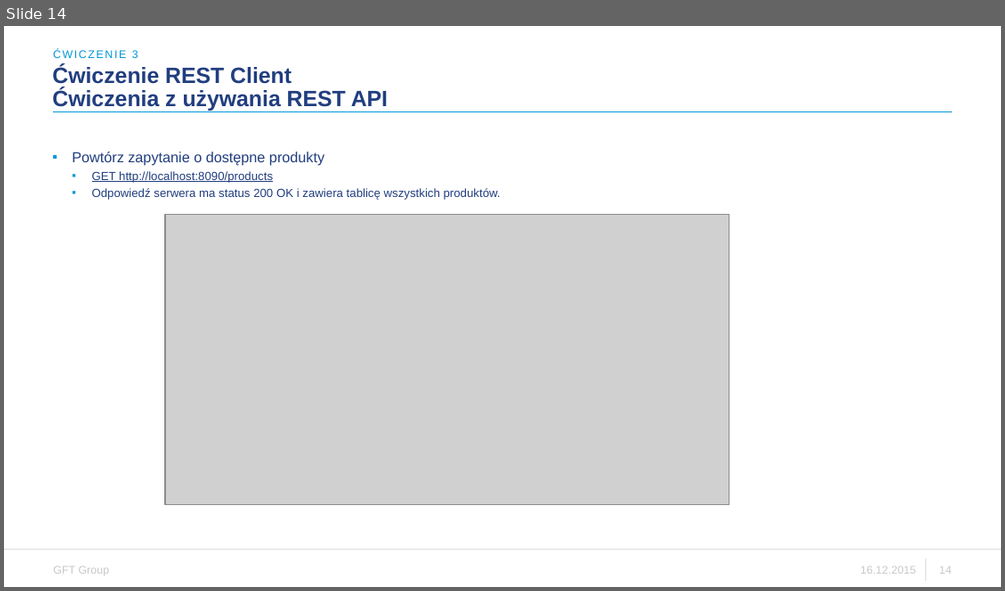
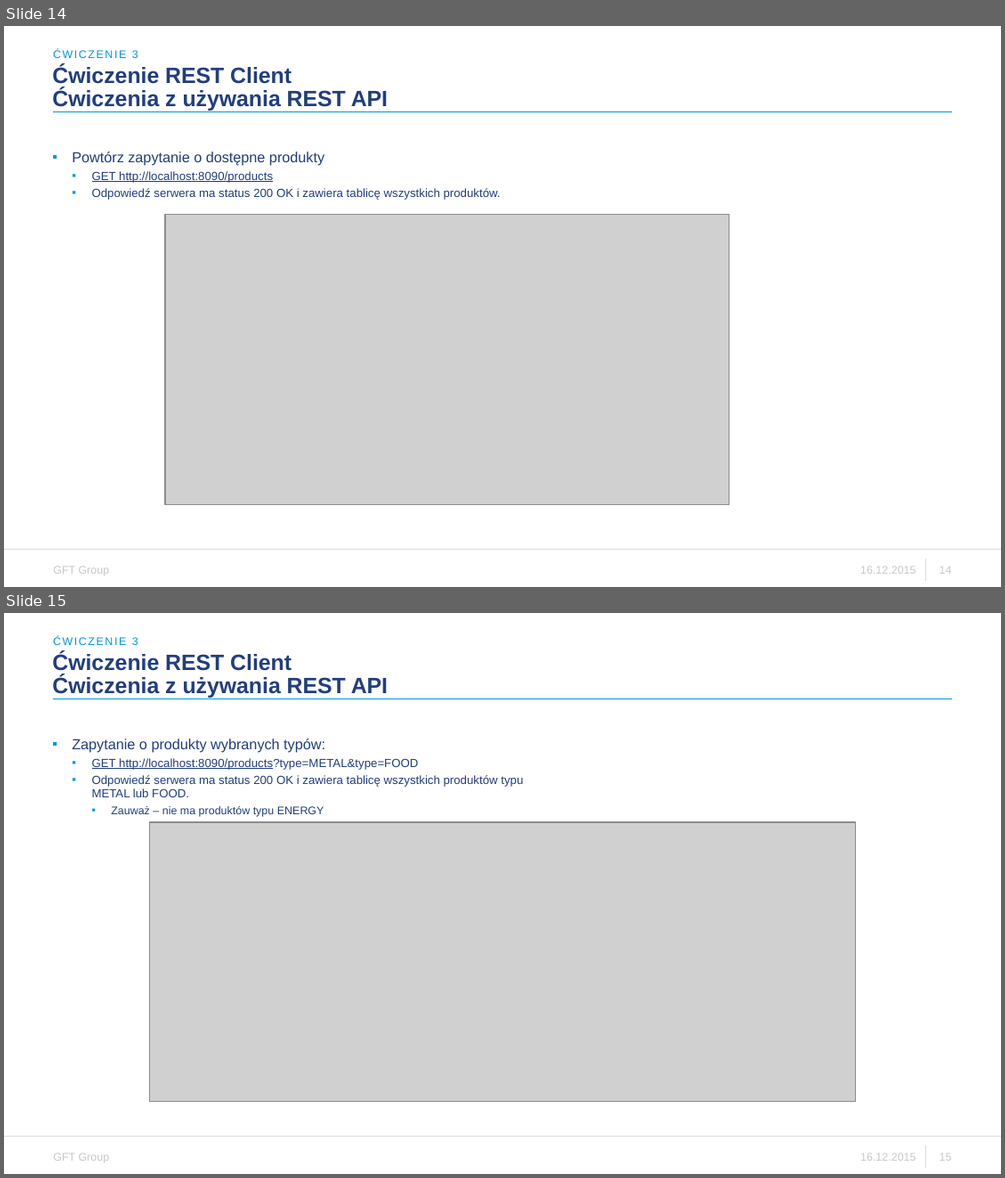
Before and after one commit to zenek24pl/exercise3, a slide deck: WDSR - ćwiczenie 3a_REST.pptx. Shown one above the other, each under a label of ours: slide 14 before the commit, slides 14 and 15 after it. The pictures are 1005x591 and 1005x1178 pixels, drawn with LibreOffice and Linux fonts; fonts in the diff are those of the drawing; grey boxes stand for pictures; background and template pictures are left out. Boxes give left, top, right and bottom in pixels: in the first picture for what was removed or moved away, otherwise in the second. Text is boxed around its words. In the diff, an @@ line names an element or a change of style, - is before the commit and + after.

Commit message:
Added sample query for products of given types

```diff
--- a/WDSR - ćwiczenie 3a_REST.pptx
+++ b/WDSR - ćwiczenie 3a_REST.pptx
@@ slide 15 added at box(4, 613, 1001, 1174), background #FFFFFF; not listed: 6 template elements that a slide beside it also shows @@
@@ text added at box(53, 637, 138, 645), 8 pt, text #0097D9 @@
+ĆWICZENIE 3
@@ title added at box(52, 652, 388, 698), 16 pt, text #213E7F, bold @@
+Ćwiczenie REST Client
+Ćwiczenia z używania REST API
@@ text added at box(72, 738, 523, 817), 8.5 pt, text #213E7F @@
+▪ Zapytanie o produkty wybranych typów:
+  ▪ GET http://localhost:8090/products?type=METAL&type=FOOD
+  ▪ Odpowiedź serwera ma status 200 OK i zawiera tablicę wszystkich produktów typu METAL lub FOOD.
+    ▪ Zauważ – nie ma produktów typu ENERGY
@@ picture added at box(150, 822, 855, 1102) @@
```
Also in this commit, not shown: 1 slide changed.
